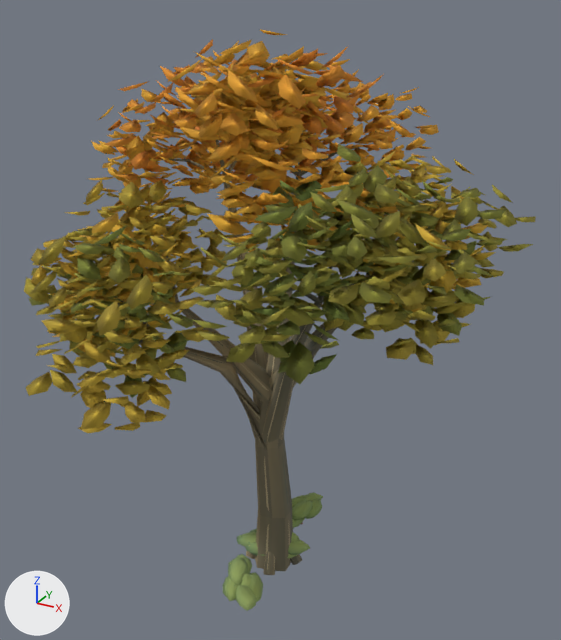
Renders of the glTF model data/models/impressionist/ART_TownTree.glb from each side of a commit.
Both versions are drawn from a 50 mm camera at (6.34, -11.24, 11.06) aimed at (0.0, 0.29, 5.3). The axes (+X, +Y, +Z) are drawn at lower left. The lights are the same throughout. The first picture is the older version. Vertices at exactly the same position are counted once.

The first picture shows 'ART_TownTree'.
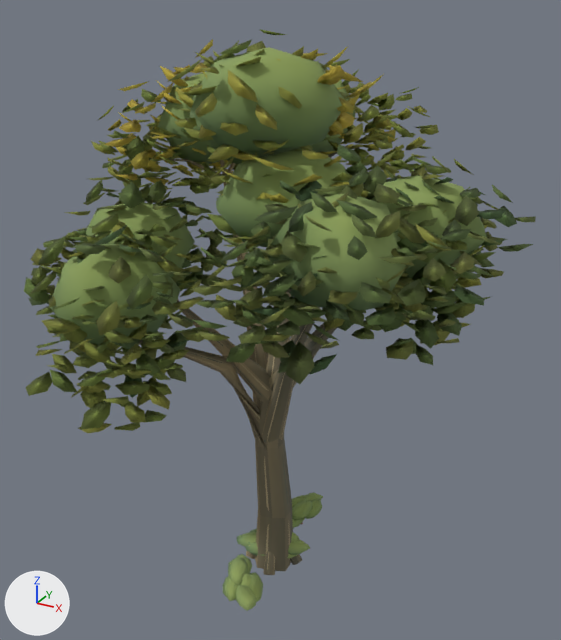
Pixel boxes (x1, y1, x2, y2) of what changed, in the pictures (561 x 640 px):
part 1 of me_art_towntree, built on (green)
    after: (50, 47, 487, 345)
part 2 of me_art_towntree, recoloured (brown to green)
    both: (24, 29, 536, 433)

Edits to the bpy script that builds the scene:
```text
Change me_art_towntree:
    used by ob_art_towntree; location = (0.0, 0.0, 0.0)
    remove me_art_towntree.from_pydata(...)  # 14300 vertices, 19434 faces; spans x -4.55..4.13, y -4.39..4.58, z -0.06..10.34
    add me_art_towntree.from_pydata(...)  # 14642 vertices, 20082 faces; spans x -4.55..4.13, y -4.39..4.58, z -0.06..10.34
    me_art_towntree part 1: 12 vertices moved within x -2.79..2.48, y -2.96..2.53, z 5.79..8.36; 342 vertices added at x -3.67..3.63, y -3.18..3.99, z 5.41..10.1
    me_art_towntree part 2: 16128 kept faces spanning x -4.55..4.13, y -4.39..4.58, z 4.7..10.34 get new vertex colours
```
